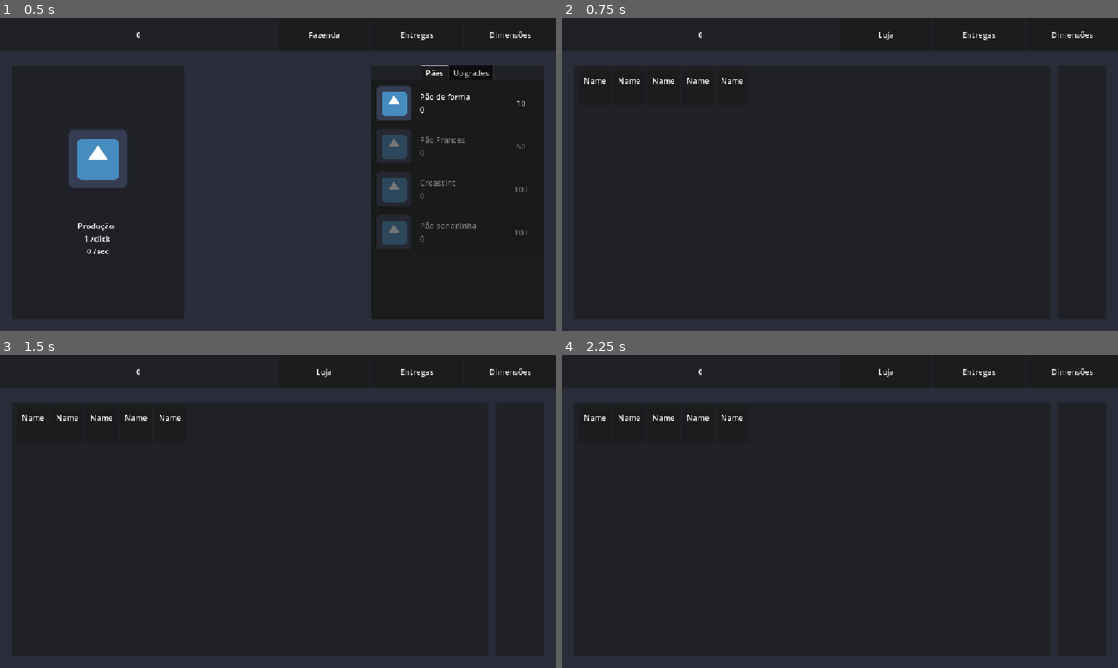
Above: before the commit, frames 1-4 (two rows, left to right).
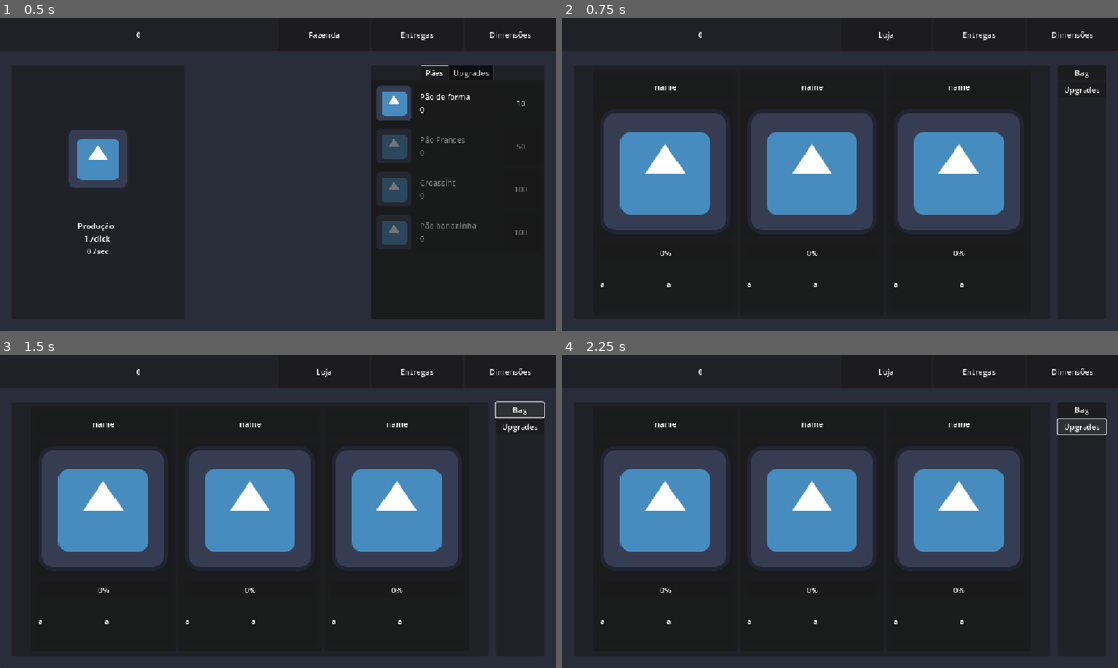
Above: after the commit, the same moments.

Repository: Porpetenha/Padaria-Idle
Game: Godot game, scene res://scenes/main.tscn
Same seed, same stepped clock (60 frames per second), same inputs: the game is played once before the commit and once after it. The engine's default icon, where the game draws it, is replaced by a stand-in: a white triangle on a blue panel in a dark square.
Inputs (mouse positions are in pixels of both pictures, inside the frame that each line leads up to):
- Up to frame 1 (0.5 s): no input
- Up to frame 2 (0.75 s): click "Fazenda" at 0.5 s
- Up to frame 3 (1.5 s): click (517, 411) at 1.25 s, where only the run after the commit has a clickable "Bag"
- Up to frame 4 (2.25 s): click (1079, 426) at 2 s, where only the run after the commit has a clickable "Upgrades"

Frame 1 is identical in both runs. In frame 2, 25% of the frame differs, in the area x 4-97%, y 16-86%; in frame 3, 25%, in the area x 4-98%, y 14-86%; in frame 4, 25%.

Commit message:
soil plot

Diff:
--- a/assets/prefab/soil.tscn
+++ b/assets/prefab/soil.tscn
@@ -1,8 +1,11 @@
-[gd_scene format=3 uid="uid://cxtuq458mtcf"]
+[gd_scene load_steps=2 format=3 uid="uid://cxtuq458mtcf"]
+
+[ext_resource type="Texture2D" uid="uid://d24wvxq1b1nut" path="res://icon.svg" id="1_fsnc6"]
 
 [node name="soil" type="PanelContainer"]
-offset_right = 67.0
-offset_bottom = 73.0
+custom_minimum_size = Vector2(300, 490)
+offset_right = 300.0
+offset_bottom = 490.0
 
 [node name="MarginContainer" type="MarginContainer" parent="."]
 layout_mode = 2
@@ -16,18 +19,57 @@
 theme_override_constants/separation = 15
 
 [node name="plot_header" type="PanelContainer" parent="MarginContainer/VBoxContainer"]
+custom_minimum_size = Vector2(0, 50)
 layout_mode = 2
-size_flags_vertical = 3
 
-[node name="Label" type="Label" parent="MarginContainer/VBoxContainer/plot_header"]
+[node name="plot_name" type="Label" parent="MarginContainer/VBoxContainer/plot_header"]
 layout_mode = 2
-text = "Name"
+text = "name"
 horizontal_alignment = 1
 
 [node name="soil_area" type="PanelContainer" parent="MarginContainer/VBoxContainer"]
+custom_minimum_size = Vector2(0, 270)
 layout_mode = 2
-size_flags_vertical = 3
+size_flags_vertical = 6
+
+[node name="MarginContainer" type="MarginContainer" parent="MarginContainer/VBoxContainer/soil_area"]
+layout_mode = 2
+theme_override_constants/margin_left = 5
+theme_override_constants/margin_top = 5
+theme_override_constants/margin_right = 5
+theme_override_constants/margin_bottom = 5
+
+[node name="TextureRect" type="TextureRect" parent="MarginContainer/VBoxContainer/soil_area/MarginContainer"]
+layout_mode = 2
+texture = ExtResource("1_fsnc6")
 
 [node name="plant_status" type="PanelContainer" parent="MarginContainer/VBoxContainer"]
 layout_mode = 2
 size_flags_vertical = 3
+
+[node name="MarginContainer" type="MarginContainer" parent="MarginContainer/VBoxContainer/plant_status"]
+layout_mode = 2
+theme_override_constants/margin_left = 5
+theme_override_constants/margin_top = 5
+theme_override_constants/margin_right = 5
+theme_override_constants/margin_bottom = 5
+
+[node name="VBoxContainer" type="VBoxContainer" parent="MarginContainer/VBoxContainer/plant_status/MarginContainer"]
+layout_mode = 2
+
+[node name="progress" type="ProgressBar" parent="MarginContainer/VBoxContainer/plant_status/MarginContainer/VBoxContainer"]
+layout_mode = 2
+
+[node name="HBoxContainer" type="HBoxContainer" parent="MarginContainer/VBoxContainer/plant_status/MarginContainer/VBoxContainer"]
+layout_mode = 2
+size_flags_vertical = 6
+
+[node name="Label" type="Label" parent="MarginContainer/VBoxContainer/plant_status/MarginContainer/VBoxContainer/HBoxContainer"]
+layout_mode = 2
+size_flags_horizontal = 3
+text = "a"
+
+[node name="Label2" type="Label" parent="MarginContainer/VBoxContainer/plant_status/MarginContainer/VBoxContainer/HBoxContainer"]
+layout_mode = 2
+size_flags_horizontal = 3
+text = "a"
--- a/scenes/farm.tscn
+++ b/scenes/farm.tscn
@@ -90,24 +90,34 @@
 
 [node name="HBoxContainer" type="HBoxContainer" parent="VBoxContainer/MarginContainer/HBoxContainer/soil_plant/MarginContainer/ScrollContainer"]
 layout_mode = 2
+size_flags_horizontal = 3
+size_flags_vertical = 3
+alignment = 1
 
 [node name="soil" parent="VBoxContainer/MarginContainer/HBoxContainer/soil_plant/MarginContainer/ScrollContainer/HBoxContainer" instance=ExtResource("2_kjpqf")]
 layout_mode = 2
 
-[node name="soil3" parent="VBoxContainer/MarginContainer/HBoxContainer/soil_plant/MarginContainer/ScrollContainer/HBoxContainer" instance=ExtResource("2_kjpqf")]
+[node name="soil2" parent="VBoxContainer/MarginContainer/HBoxContainer/soil_plant/MarginContainer/ScrollContainer/HBoxContainer" instance=ExtResource("2_kjpqf")]
 layout_mode = 2
 
-[node name="soil4" parent="VBoxContainer/MarginContainer/HBoxContainer/soil_plant/MarginContainer/ScrollContainer/HBoxContainer" instance=ExtResource("2_kjpqf")]
-layout_mode = 2
-
-[node name="soil5" parent="VBoxContainer/MarginContainer/HBoxContainer/soil_plant/MarginContainer/ScrollContainer/HBoxContainer" instance=ExtResource("2_kjpqf")]
-layout_mode = 2
-
-[node name="soil2" parent="VBoxContainer/MarginContainer/HBoxContainer/soil_plant/MarginContainer/ScrollContainer/HBoxContainer" instance=ExtResource("2_kjpqf")]
+[node name="soil3" parent="VBoxContainer/MarginContainer/HBoxContainer/soil_plant/MarginContainer/ScrollContainer/HBoxContainer" instance=ExtResource("2_kjpqf")]
 layout_mode = 2
 
 [node name="action_buttons" type="PanelContainer" parent="VBoxContainer/MarginContainer/HBoxContainer"]
 custom_minimum_size = Vector2(100, 0)
 layout_mode = 2
 
+[node name="VBoxContainer" type="VBoxContainer" parent="VBoxContainer/MarginContainer/HBoxContainer/action_buttons"]
+layout_mode = 2
+
+[node name="Button" type="Button" parent="VBoxContainer/MarginContainer/HBoxContainer/action_buttons/VBoxContainer"]
+layout_mode = 2
+text = "Bag
+"
+
+[node name="Button2" type="Button" parent="VBoxContainer/MarginContainer/HBoxContainer/action_buttons/VBoxContainer"]
+layout_mode = 2
+text = "Upgrades
+"
+
 [connection signal="pressed" from="VBoxContainer/status_bar/HBoxContainer/HBoxContainer/shop" to="." method="_on_shop_pressed"]
